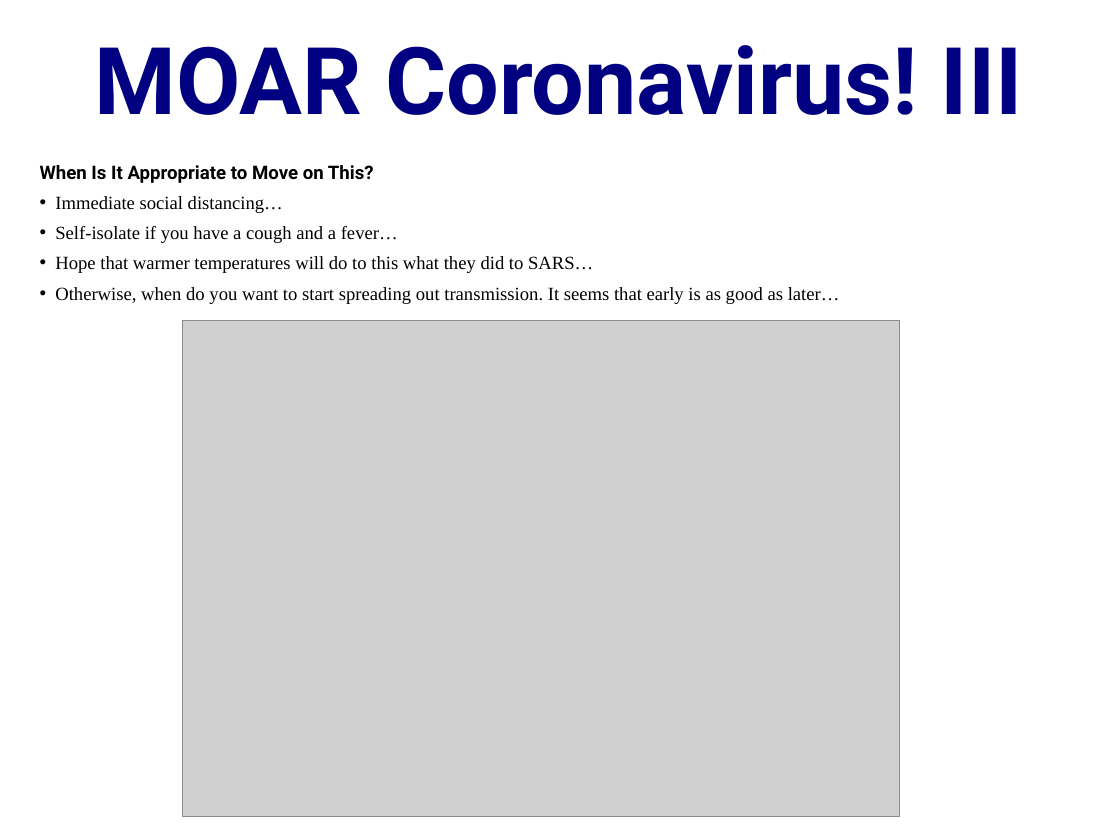
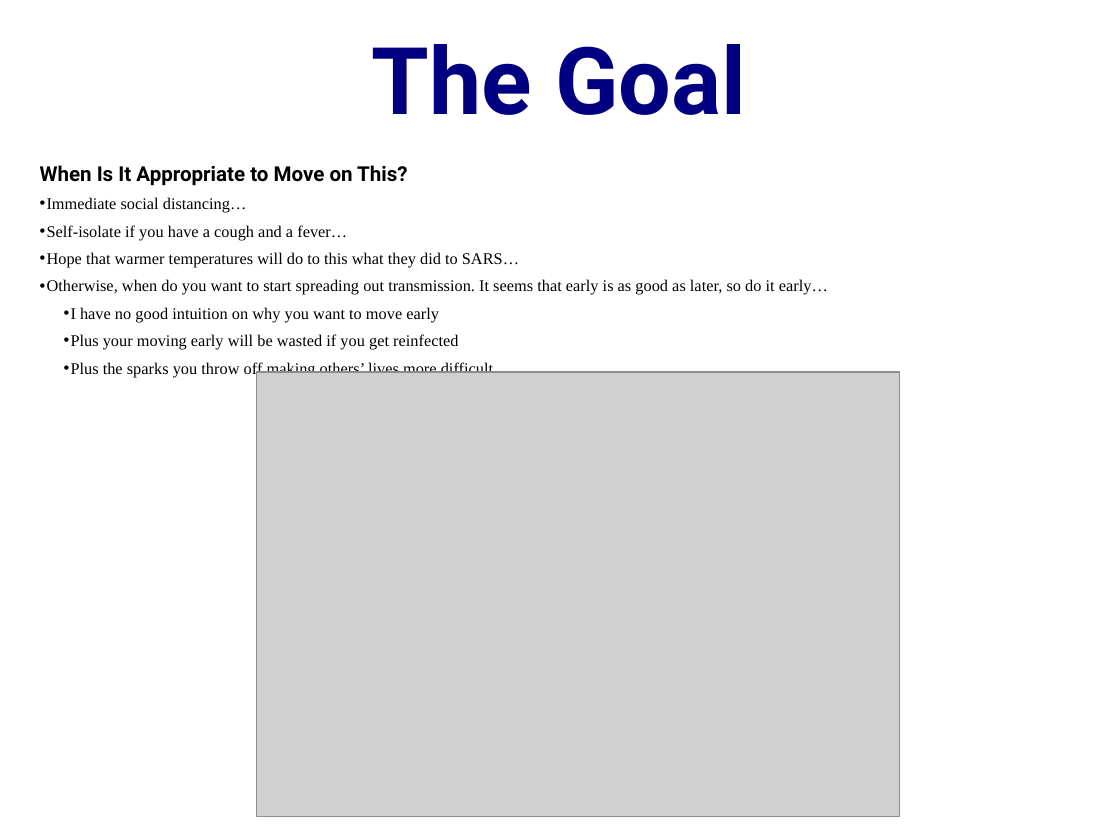
Before and after one commit to DavidLJ/public-files, a slide deck: slide 18 of coronavirus.pptx (slide 5 before the commit). Drawn at 1120x840 pixels with LibreOffice and Linux fonts; fonts in the diff are those of the drawing; grey boxes stand for pictures. Boxes give left, top, right and bottom in pixels: in the first picture for what was removed or moved away, otherwise in the second. Text is boxed around its words. In the diff, an @@ line names an element or a change of style, - is before the commit and + after.

Commit message:
coronavirus update...

```diff
--- a/coronavirus.pptx
+++ b/coronavirus.pptx
@@ title at [372, 44, 746, 115]: text changed @@
-MOAR Coronavirus! III
+The Goal
@@ text at [40, 165, 519, 268]: size 12 to 13.2 pt in "When Is It Appropriate to Move on ..."; size 12 to 10.6 pt in "Immediate social distancing…", "Self-isolate if you have a cough and ...", "Hope that warmer temperatures will do to ..."; indent changed @@
@@ text at [47, 279, 828, 378]: text changed; size 12 to 10.6 pt @@
-• Otherwise, when do you want to start spreading out transmission. It seems that early is as good as later…
+• Otherwise, when do you want to start spreading out transmission. It seems that early is as good as later, so do it early…
+  • I have no good intuition on why you want to move early
+  • Plus your moving early will be wasted if you get reinfected
+  • Plus the sparks you throw off making others’ lives more difficult
@@ picture: place and size @@
-picture at [183, 320, 899, 816]
+picture at [256, 372, 899, 816]
```
Also in this commit, not shown: 4 other slides changed, 13 slides added, 1 slide removed, 1 other file.
